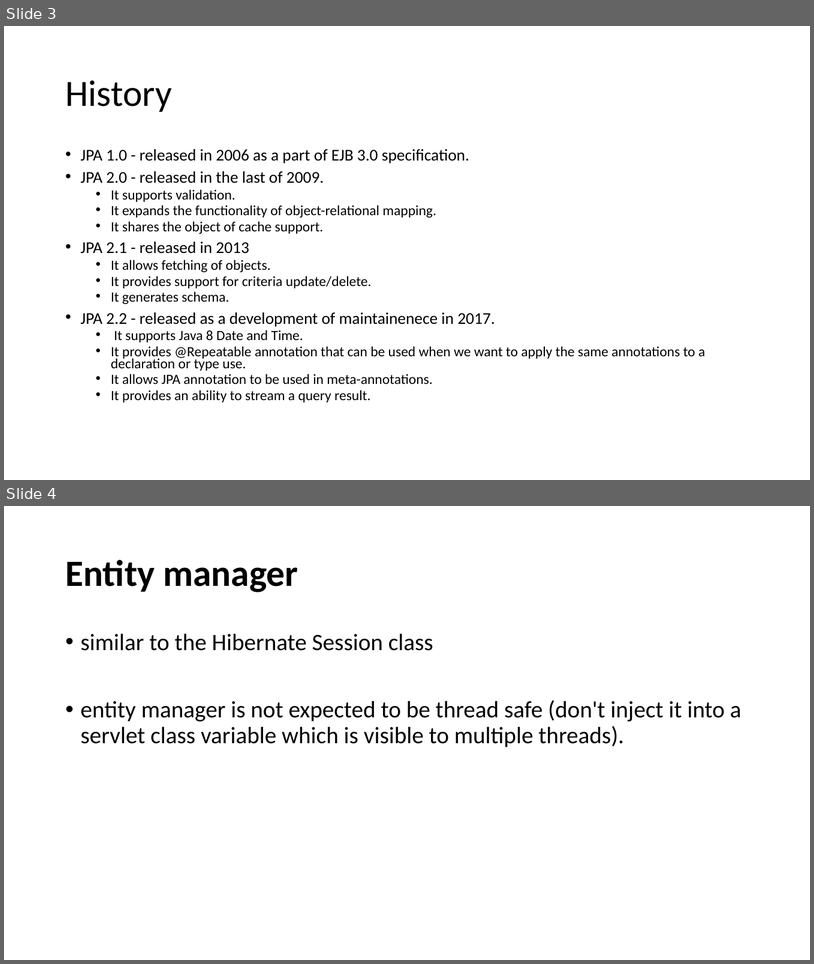
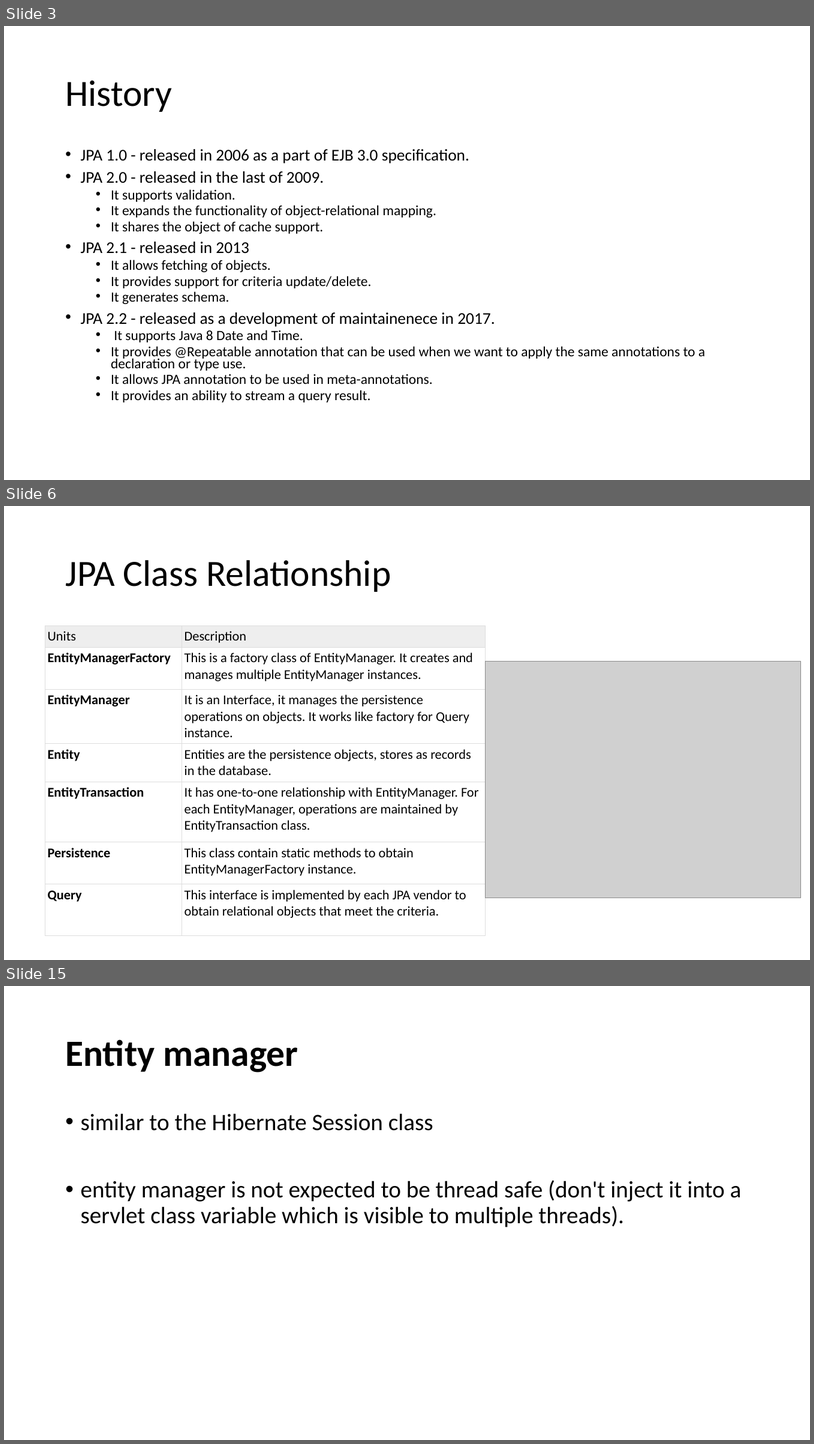
Before and after one commit to lawren43/mytest-repo, a slide deck: test-springmvc/doc/20181018-Spring JPA.pptx. Shown one above the other, each under a label of ours: slides 3 and 4 before the commit, slides 3, 6 and 15 after it; the slides between them are not shown. The pictures are 814x964 and 814x1444 pixels, drawn with LibreOffice and Linux fonts; fonts in the diff are those of the drawing; grey boxes stand for pictures. Boxes give left, top, right and bottom in pixels: in the first picture for what was removed or moved away, otherwise in the second. Text is boxed around its words. In the diff, an @@ line names an element or a change of style, - is before the commit and + after.

```diff
--- a/test-springmvc/doc/20181018-Spring JPA.pptx
+++ b/test-springmvc/doc/20181018-Spring JPA.pptx
@@ slide 6 added at bbox=[4, 506, 810, 960], background #FFFFFF @@
@@ title added at bbox=[65, 560, 391, 592], 44 pt, text #000000 @@
+JPA Class Relationship
@@ table added at bbox=[45, 626, 486, 934], 7 rows, 2 columns @@
+Units | Description
+EntityManagerFactory | This is a factory class of EntityManager. It creates and manages multiple EntityManager instances.
+EntityManager | It is an Interface, it manages the persistence operations on objects. It works like factory for Query instance.
+Entity | Entities are the persistence objects, stores as records in the database.
+EntityTransaction | It has one-to-one relationship with EntityManager. For each EntityManager, operations are maintained by EntityTransaction class.
+Persistence | This class contain static methods to obtain EntityManagerFactory instance.
+Query | This interface is implemented by each JPA vendor to obtain relational objects that meet the criteria.
@@ picture added at bbox=[486, 661, 802, 897] @@
@@ what was slide 4 is now slide 15 @@
```
Also in this commit, not shown: 1 slide changed, 16 other slides added, 3 other files.
